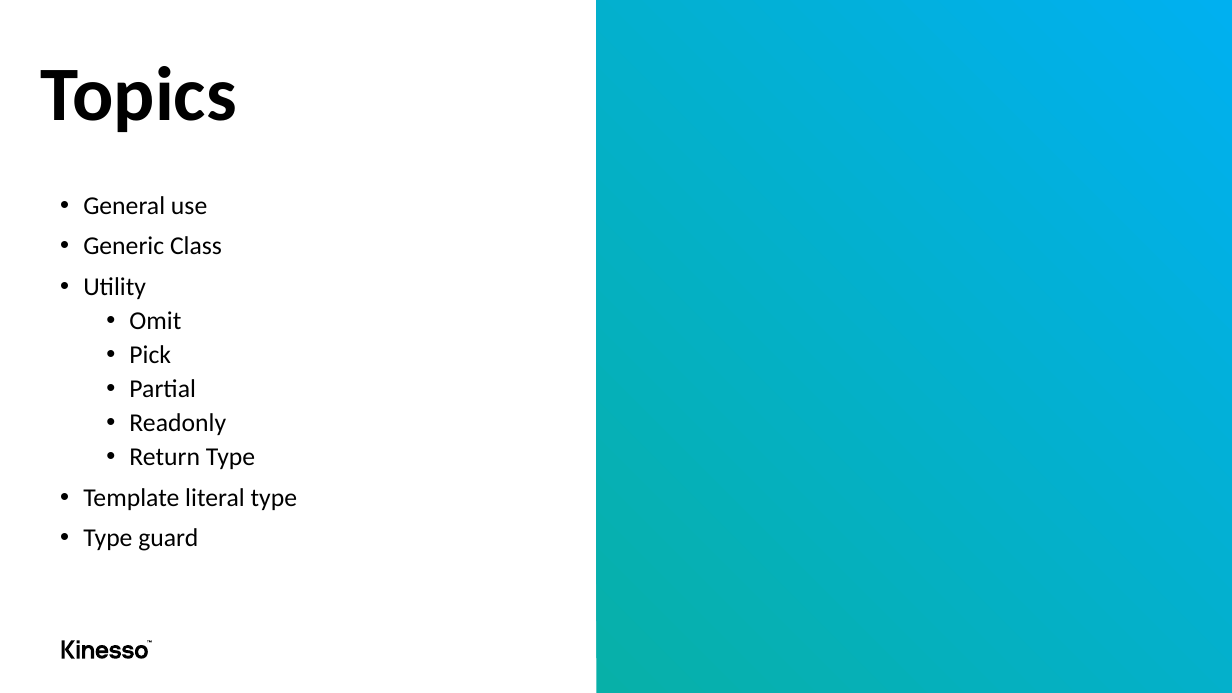
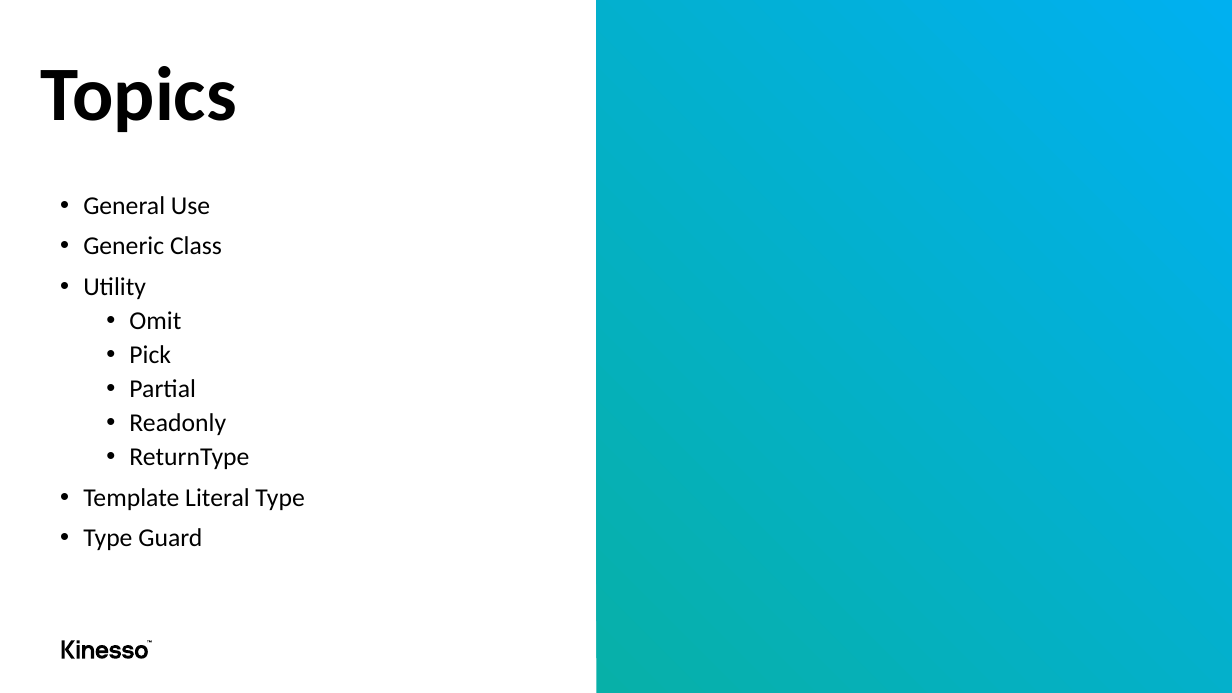
Before and after one commit to MehediKinesso50200/advance-typescript, a slide deck: slide 6 of advance-typescript.pptx. Drawn at 1232x693 pixels with LibreOffice and Linux fonts; fonts in the diff are those of the drawing. Boxes give left, top, right and bottom in pixels: in the first picture for what was removed or moved away, otherwise in the second. Text is boxed around its words. In the diff, an @@ line names an element or a change of style, - is before the commit and + after.

```diff
--- a/advance-typescript.pptx
+++ b/advance-typescript.pptx
@@ text at [83, 196, 210, 214]: text changed @@
-• General use
+• General Use
@@ text at [83, 448, 304, 550]: text changed @@
-  • Return Type
-• Template literal type
-• Type guard
+  • ReturnType
+• Template Literal Type
+• Type Guard
```
Also in this commit, not shown: 12 other files.
